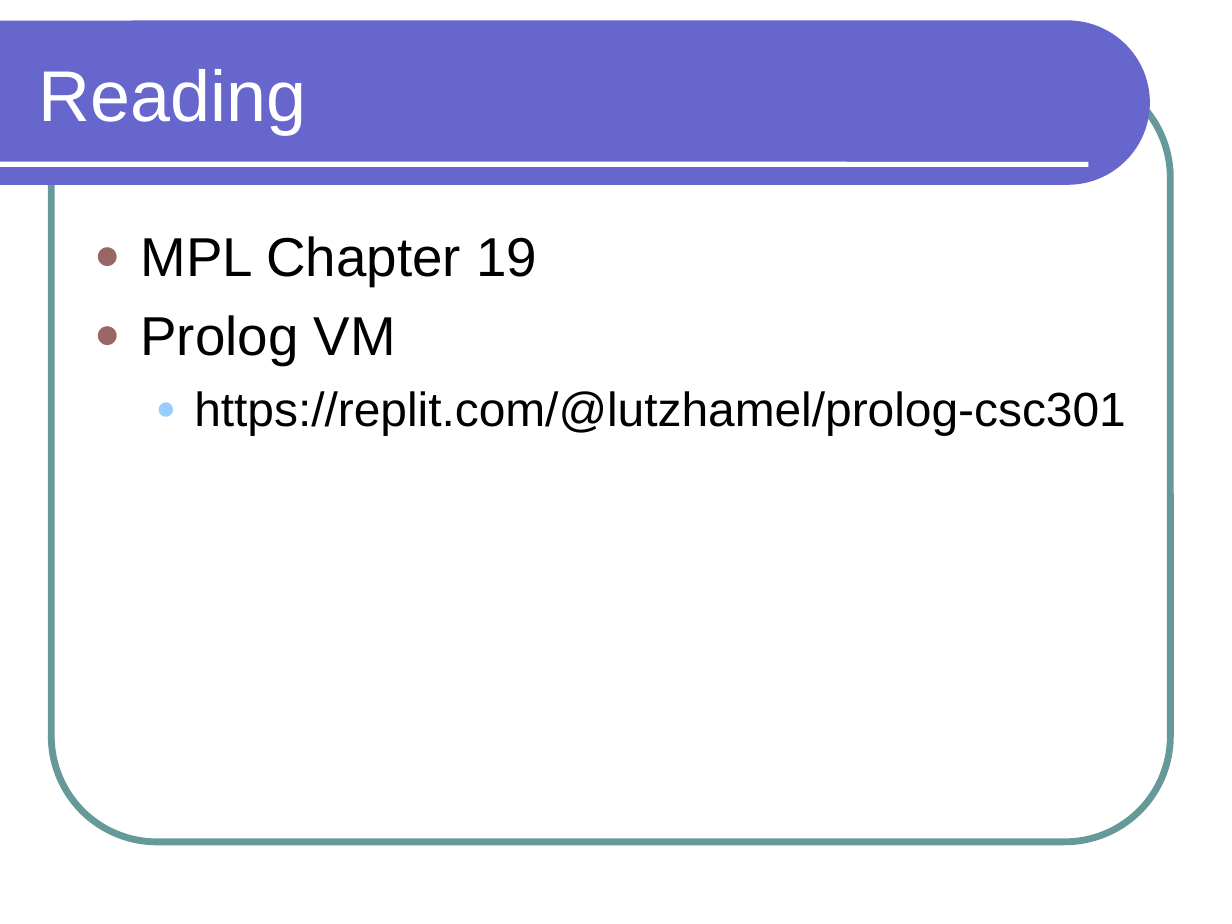
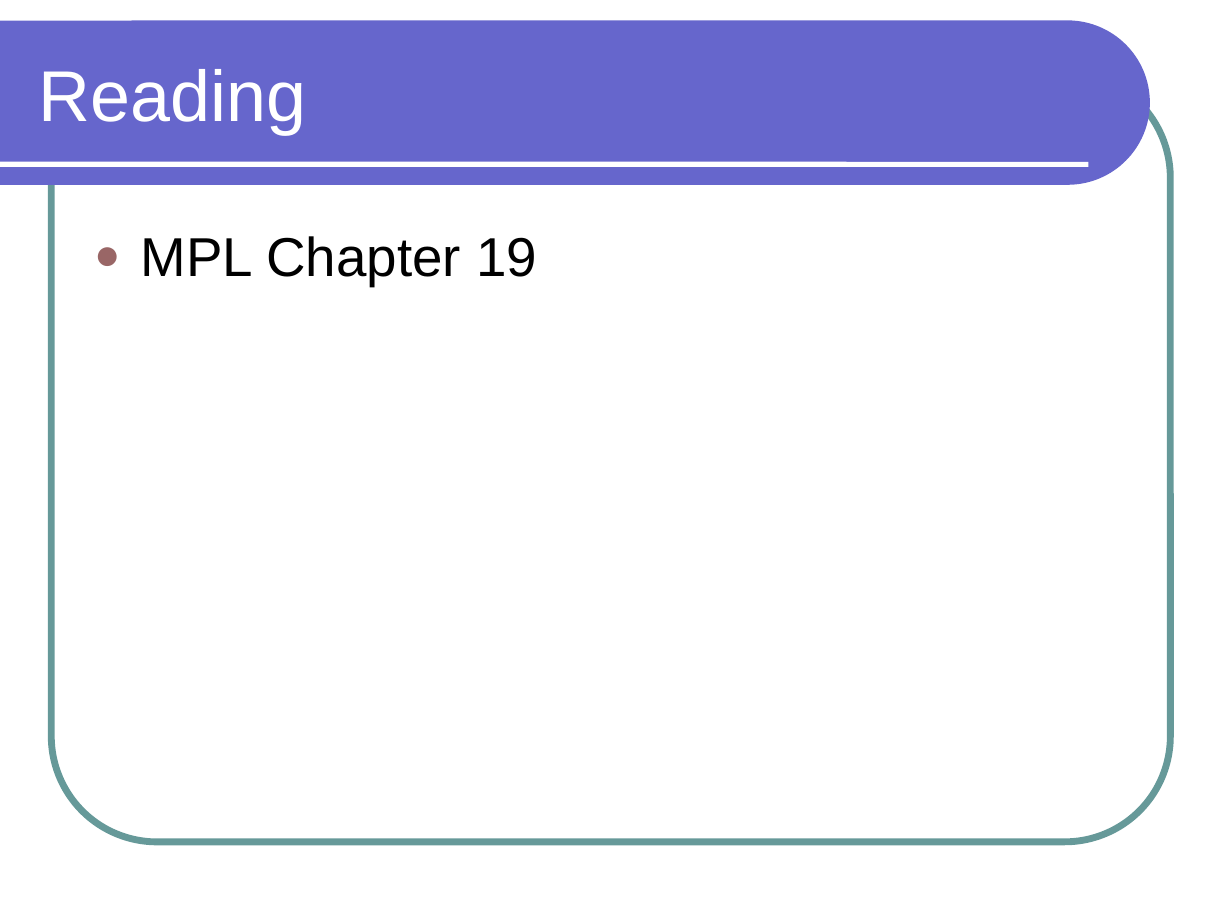
Before and after one commit to lutzhamel/CSC301, a slide deck: slide 18 of notes/csc301-ln020.ppt (slide 2 before the commit). Drawn at 1232x924 pixels with LibreOffice and Linux fonts; fonts in the diff are those of the drawing. Boxes give left, top, right and bottom in pixels: in the first picture for what was removed or moved away, otherwise in the second. Text is boxed around its words. In the diff, an @@ line names an element or a change of style, - is before the commit and + after.

```diff
--- a/notes/csc301-ln020.ppt
+++ b/notes/csc301-ln020.ppt
@@ text at <box>140,315,1125,435</box>: paragraphs removed @@
-● Prolog VM
-  ● https://replit.com/@lutzhamel/prolog-csc301
```
Also in this commit, not shown: 1 other file.
